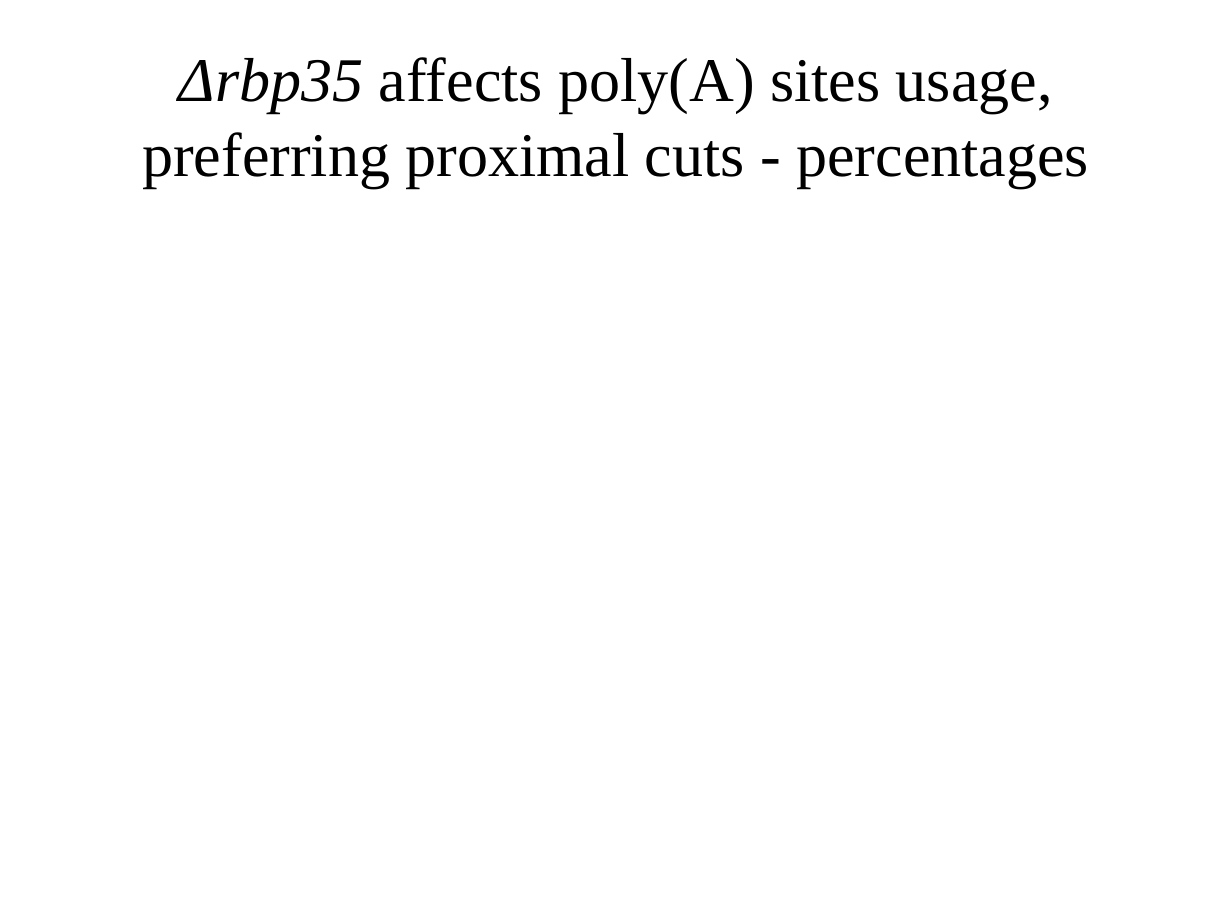
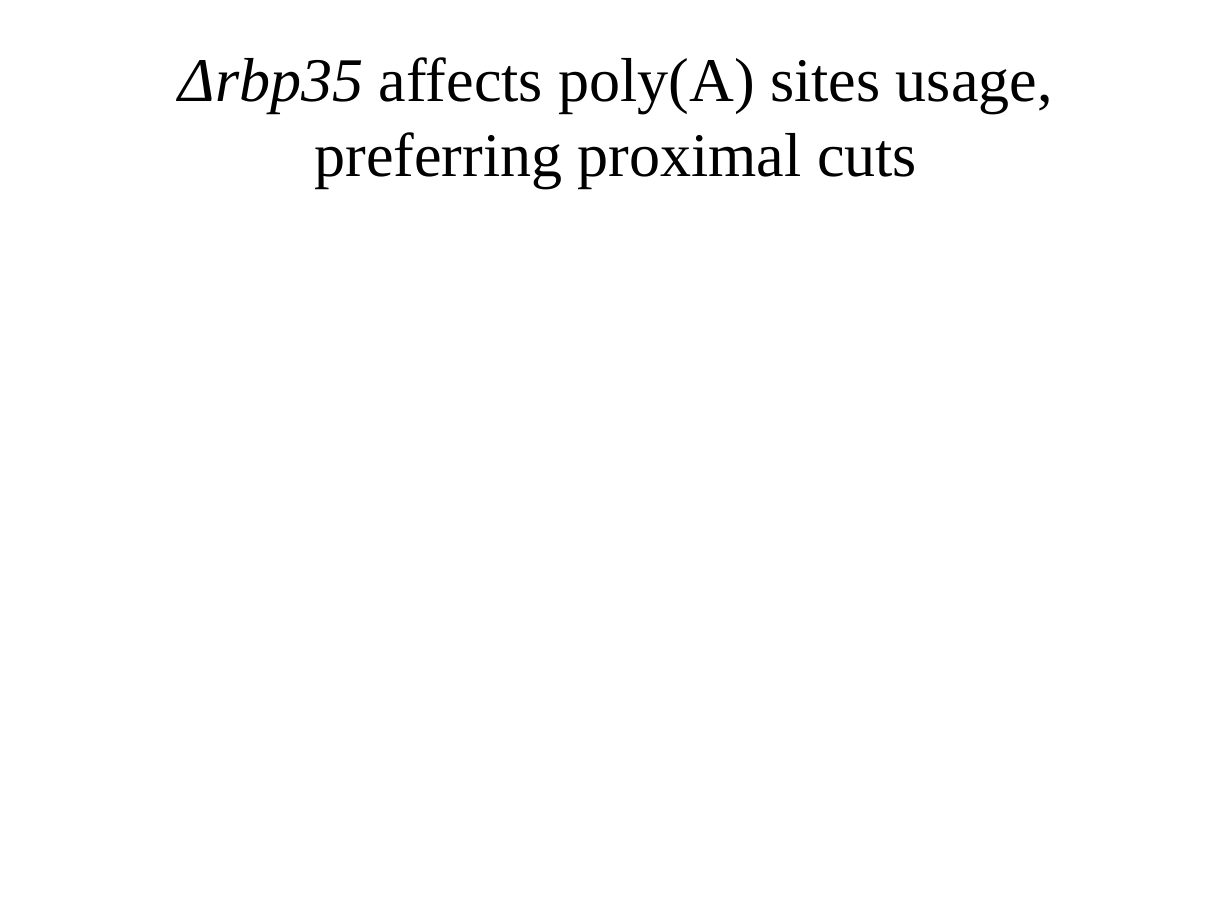
Before and after one commit to wilkinsonlab/m-oryzae-polya, a slide deck: slide 47 of doc/version_21_test/oryzae_presentation.odp (slide 46 before the commit). Drawn at 1232x924 pixels with LibreOffice and Linux fonts; fonts in the diff are those of the drawing. Boxes give left, top, right and bottom in pixels: in the first picture for what was removed or moved away, otherwise in the second. Text is boxed around its words. In the diff, an @@ line names an element or a change of style, - is before the commit and + after.

Commit message:
new polyA extract

```diff
--- a/doc/version_21_test/oryzae_presentation.odp
+++ b/doc/version_21_test/oryzae_presentation.odp
@@ title at (x1=179, y1=57, x2=1053, y2=188): text changed @@
-Δrbp35 affects poly(A) sites usage, preferring proximal cuts - percentages
+Δrbp35 affects poly(A) sites usage, preferring proximal cuts
```
Also in this commit, not shown: 28 other slides changed, 2 slides added, 1 slide removed, 6 other files.
